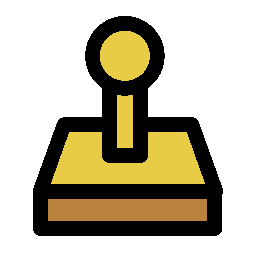
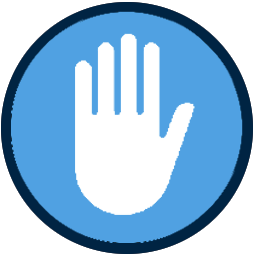
Revision of a layered 256x256 image; what changed, layer by layer:
hid "Pasted Layer", painted on it over [33, 16, 223, 236]
added layer "Pasted Layer #8" above "Pasted Layer #2" over [75, 33, 195, 215]
added layer "Transformation #2" above "Layer #1" over [11, 11, 243, 243]
added layer "Layer #1" above "Background" over [1, 2, 253, 254]
